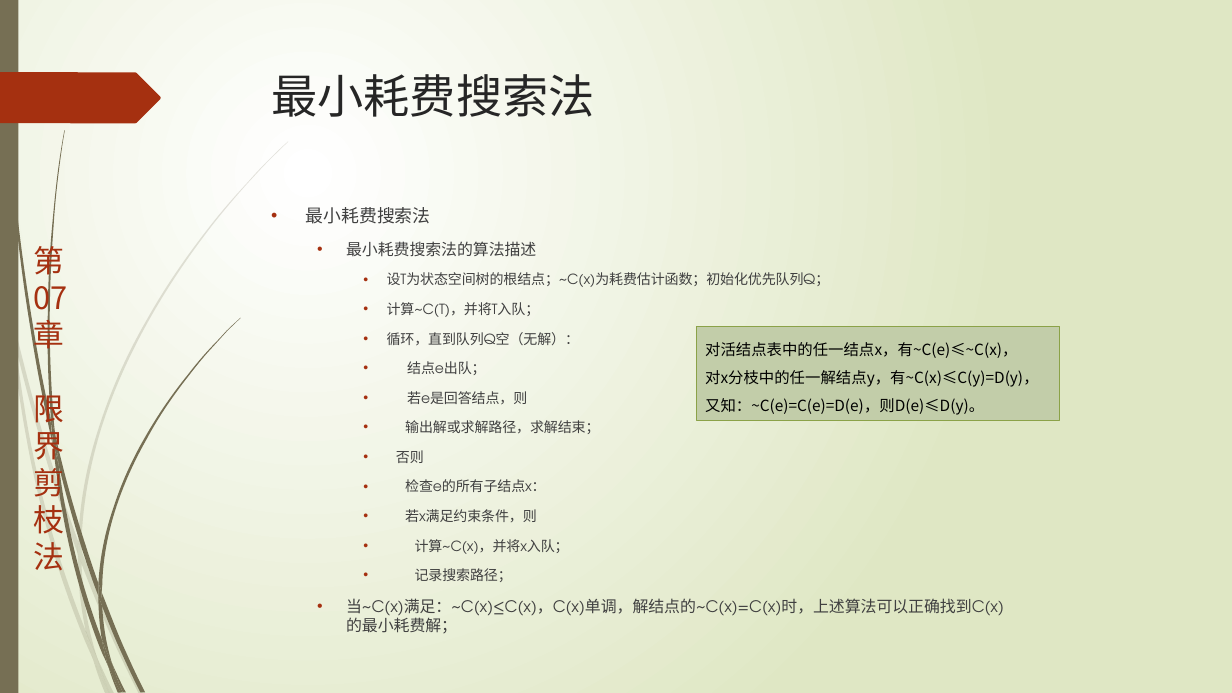
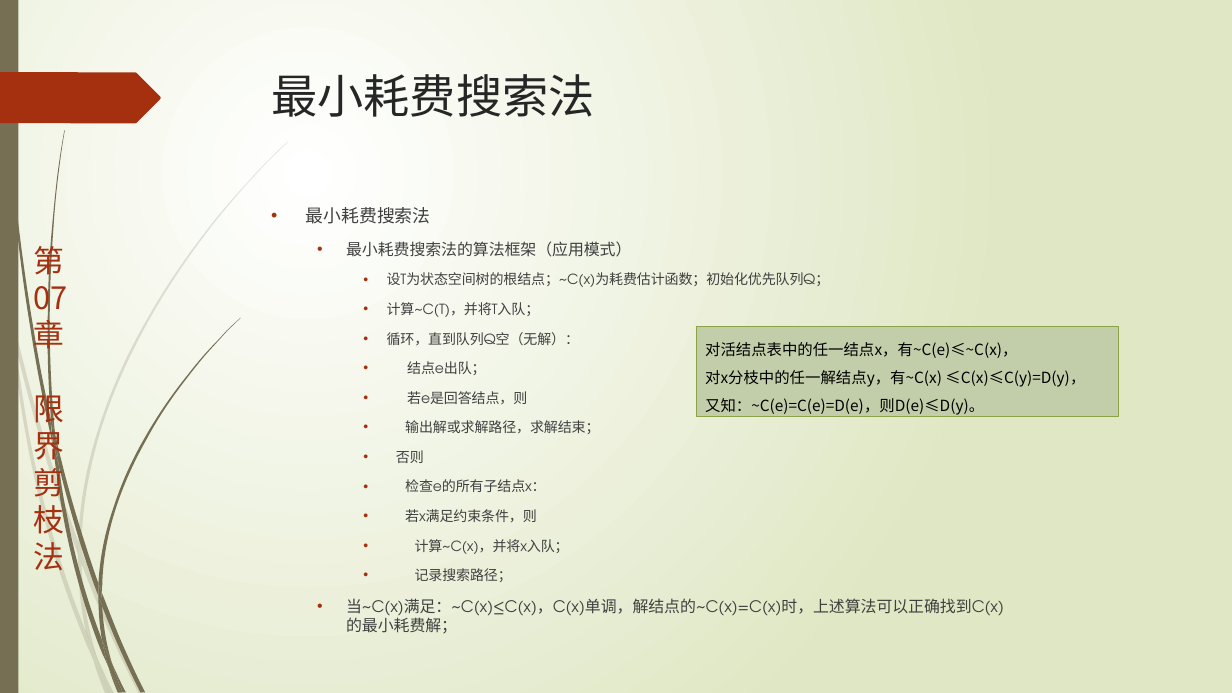
Before and after one commit to TeacherPeng/AlgorithmDesign, a slide deck: slide 7 of 教案/第07章.限界剪枝法.pptx. Drawn at 1232x693 pixels with LibreOffice and Linux fonts; fonts in the diff are those of the drawing. Boxes give left, top, right and bottom in pixels: in the first picture for what was removed or moved away, otherwise in the second. Text is boxed around its words. In the diff, an @@ line names an element or a change of style, - is before the commit and + after.

```diff
--- a/教案/第07章.限界剪枝法.pptx
+++ b/教案/第07章.限界剪枝法.pptx
@@ text at [346,241,631,257]: text changed @@
-  • 最小耗费搜索法的算法描述
+  • 最小耗费搜索法的算法框架（应用模式）
@@ rectangle "对活结点表中的任一结点x，有~C(e)≤~C(x)，": place and size @@
-rectangle "对活结点表中的任一结点x，有~C(e)≤~C(x)，" at [696,327,1060,421]
+rectangle "对活结点表中的任一结点x，有~C(e)≤~C(x)，" at [696,327,1118,417]
@@ text in rectangle at [705,370,1085,387]: text changed @@
-对x分枝中的任一解结点y，有~C(x)≤C(y)=D(y)，
+对x分枝中的任一解结点y，有~C(x) ≤C(x)≤C(y)=D(y)，
```
Also in this commit, not shown: 8 other files.
